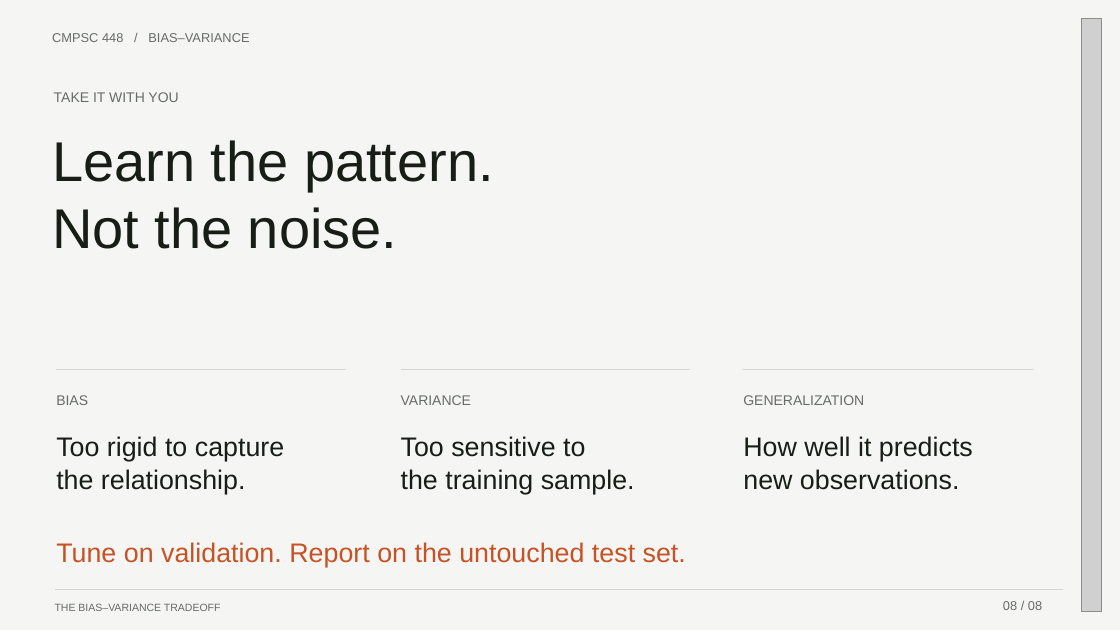
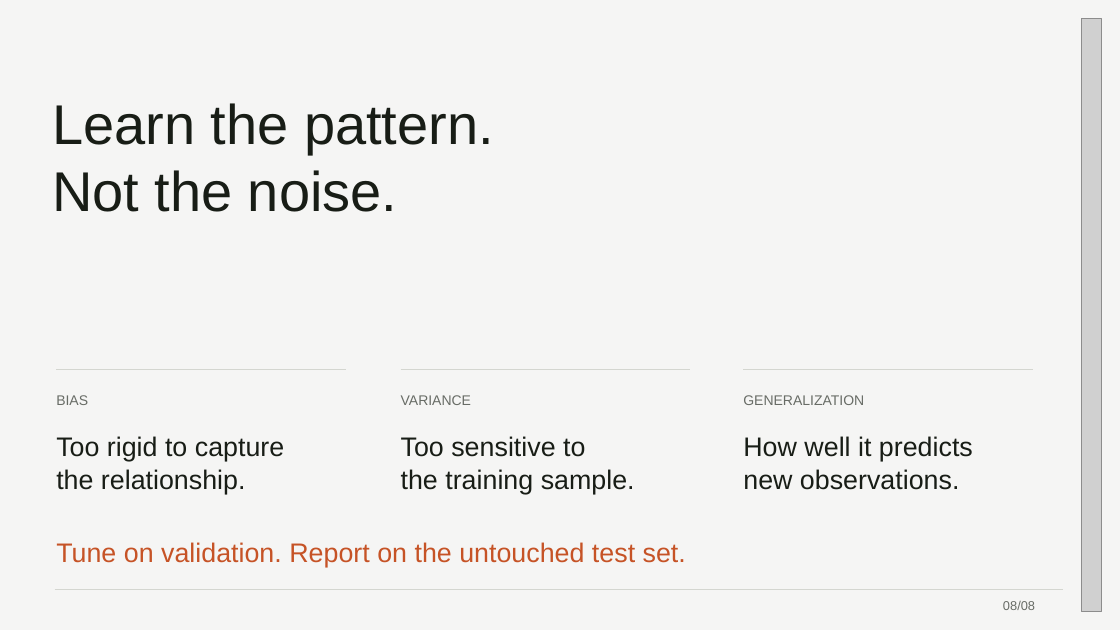
Before and after one commit to 0xABAN/classes, a slide deck: slide 8 of cmpsc-448/presentation/bias-variance-tradeoff.pptx. Drawn at 1120x630 pixels with LibreOffice and Linux fonts; fonts in the diff are those of the drawing; grey boxes stand for pictures. Boxes give left, top, right and bottom in pixels: in the first picture for what was removed or moved away, otherwise in the second. Text is boxed around its words. In the diff, an @@ line names an element or a change of style, - is before the commit and + after.

```diff
--- a/cmpsc-448/presentation/bias-variance-tradeoff.pptx
+++ b/cmpsc-448/presentation/bias-variance-tradeoff.pptx
@@ text removed at (52,33,249,42) @@
-CMPSC 448 / BIAS–VARIANCE
@@ text "Learn the pattern.": place and size @@
-text "Learn the pattern." at (52,140,494,249)
+text "Learn the pattern." at (52,103,494,212)
@@ text removed at (54,92,178,102) @@
-TAKE IT WITH YOU
@@ text removed at (55,603,221,611) @@
-THE BIAS–VARIANCE TRADEOFF
@@ text at (1003,601,1035,610): spaces changed @@
-08 / 08
+08/08
```
Also in this commit, not shown: 7 other slides changed, 2 other files.
